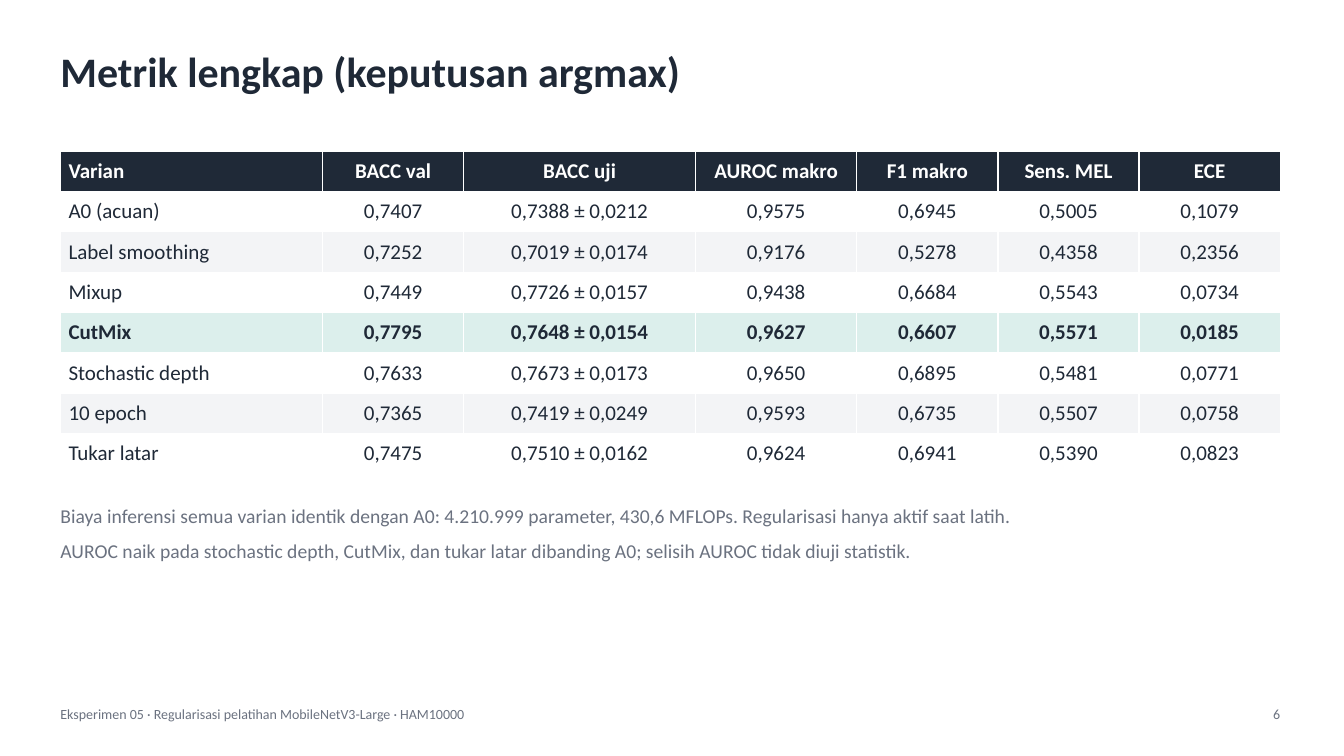
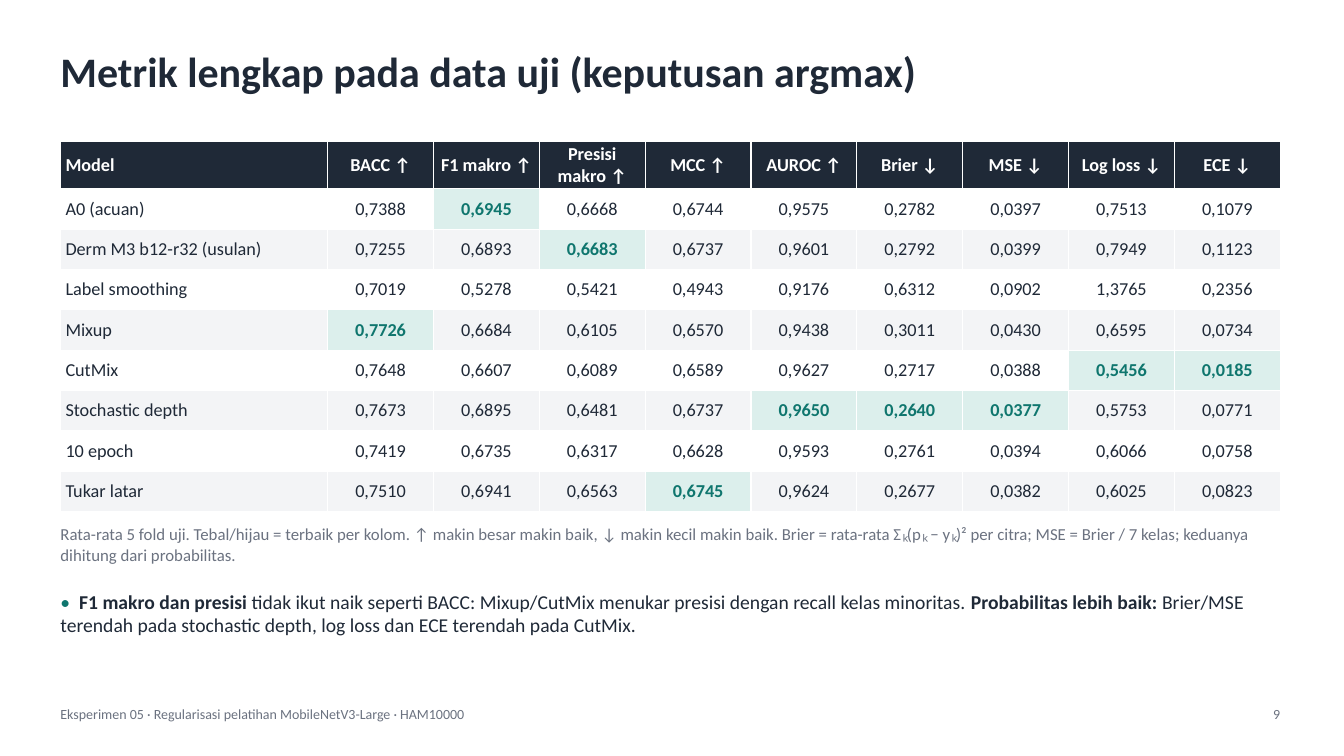
Before and after one commit to robbypambudi/pengelolahan-citra, a slide deck: slide 9 of tugas/pcd-lesi-kulit/hasil/eksperimen-05-regularisasi.pptx (slide 6 before the commit). Drawn at 1344x756 pixels with LibreOffice and Linux fonts; fonts in the diff are those of the drawing. Boxes give left, top, right and bottom in pixels: in the first picture for what was removed or moved away, otherwise in the second. Text is boxed around its words. In the diff, an @@ line names an element or a change of style, - is before the commit and + after.

```diff
--- a/tugas/pcd-lesi-kulit/hasil/eksperimen-05-regularisasi.pptx
+++ b/tugas/pcd-lesi-kulit/hasil/eksperimen-05-regularisasi.pptx
@@ text at (60, 56, 916, 94): text changed @@
-Metrik lengkap (keputusan argmax)
+Metrik lengkap pada data uji (keputusan argmax)
@@ table at (60, 141, 1280, 504) @@
-Varian | BACC val | BACC uji | AUROC makro | F1 makro | Sens. MEL | ECE
-A0 (acuan) | 0,7407 | 0,7388 ± 0,0212 | 0,9575 | 0,6945 | 0,5005 | 0,1079
-Label smoothing | 0,7252 | 0,7019 ± 0,0174 | 0,9176 | 0,5278 | 0,4358 | 0,2356
-Mixup | 0,7449 | 0,7726 ± 0,0157 | 0,9438 | 0,6684 | 0,5543 | 0,0734
-CutMix | 0,7795 | 0,7648 ± 0,0154 | 0,9627 | 0,6607 | 0,5571 | 0,0185
-Stochastic depth | 0,7633 | 0,7673 ± 0,0173 | 0,9650 | 0,6895 | 0,5481 | 0,0771
-10 epoch | 0,7365 | 0,7419 ± 0,0249 | 0,9593 | 0,6735 | 0,5507 | 0,0758
-Tukar latar | 0,7475 | 0,7510 ± 0,0162 | 0,9624 | 0,6941 | 0,5390 | 0,0823
+Model | BACC ↑ | F1 makro ↑ | Presisi makro ↑ | MCC ↑ | AUROC ↑ | Brier ↓ | MSE ↓ | Log loss ↓ | ECE ↓
+A0 (acuan) | 0,7388 | 0,6945 | 0,6668 | 0,6744 | 0,9575 | 0,2782 | 0,0397 | 0,7513 | 0,1079
+Derm M3 b12-r32 (usulan) | 0,7255 | 0,6893 | 0,6683 | 0,6737 | 0,9601 | 0,2792 | 0,0399 | 0,7949 | 0,1123
+Label smoothing | 0,7019 | 0,5278 | 0,5421 | 0,4943 | 0,9176 | 0,6312 | 0,0902 | 1,3765 | 0,2356
+Mixup | 0,7726 | 0,6684 | 0,6105 | 0,6570 | 0,9438 | 0,3011 | 0,0430 | 0,6595 | 0,0734
+CutMix | 0,7648 | 0,6607 | 0,6089 | 0,6589 | 0,9627 | 0,2717 | 0,0388 | 0,5456 | 0,0185
+Stochastic depth | 0,7673 | 0,6895 | 0,6481 | 0,6737 | 0,9650 | 0,2640 | 0,0377 | 0,5753 | 0,0771
+10 epoch | 0,7419 | 0,6735 | 0,6317 | 0,6628 | 0,9593 | 0,2761 | 0,0394 | 0,6066 | 0,0758
+Tukar latar | 0,7510 | 0,6941 | 0,6563 | 0,6745 | 0,9624 | 0,2677 | 0,0382 | 0,6025 | 0,0823
@@ table: place and size @@
-table at (60, 151, 1280, 474)
+table at (60, 141, 1280, 504)
@@ text removed at (60, 509, 1010, 562) @@
-Biaya inferensi semua varian identik dengan A0: 4.210.999 parameter, 430,6 MFLOPs. Regularisasi hanya aktif saat latih.
-AUROC naik pada stochastic depth, CutMix, dan tukar latar dibanding A0; selisih AUROC tidak diuji statistik.
@@ text added at (60, 527, 1248, 564), 12 pt, text #6B7280 @@
+Rata-rata 5 fold uji. Tebal/hijau = terbaik per kolom. ↑ makin besar makin baik, ↓ makin kecil makin baik. Brier = rata-rata Σₖ(pₖ − yₖ)² per citra; MSE = Brier / 7 kelas; keduanya dihitung dari probabilitas.
@@ text added at (60, 595, 1244, 636), 14 pt, text #1F2937 @@
+• F1 makro dan presisi tidak ikut naik seperti BACC: Mixup/CutMix menukar presisi dengan recall kelas minoritas. Probabilitas lebih baik: Brier/MSE terendah pada stochastic depth, log loss dan ECE terendah pada CutMix.
@@ text at (1273, 710, 1280, 719): text changed @@
-6
+9
```
Also in this commit, not shown: 6 other slides changed, 7 slides added, 2 slides removed, 8 other files.
